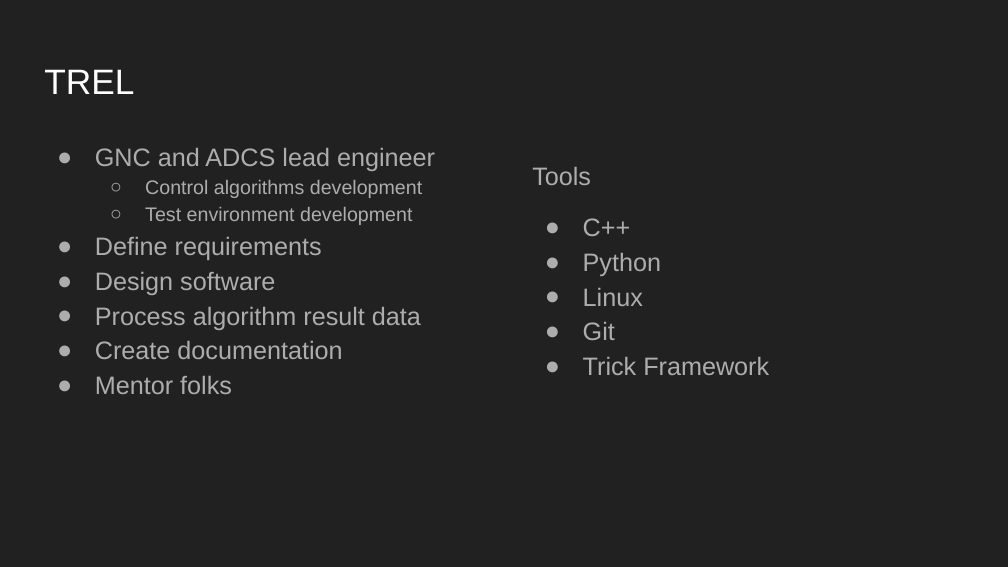
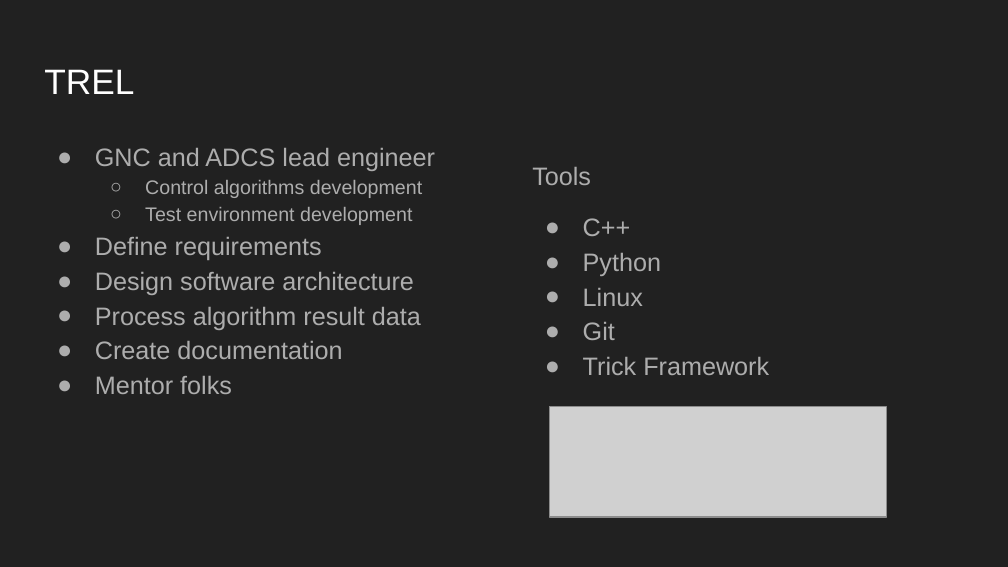
Before and after one commit to amalatak/Notes, a slide deck: slide 3 of Job Presentation-2.pptx (slide 5 before the commit). Drawn at 1008x567 pixels with LibreOffice and Linux fonts; fonts in the diff are those of the drawing; grey boxes stand for pictures. Boxes give left, top, right and bottom in pixels: in the first picture for what was removed or moved away, otherwise in the second. Text is boxed around its words. In the diff, an @@ line names an element or a change of style, - is before the commit and + after.

```diff
--- a/Job Presentation-2.pptx
+++ b/Job Presentation-2.pptx
@@ text at box(95, 272, 414, 295): text changed @@
-● Design software
+● Design software architecture
@@ picture added at box(549, 407, 886, 517) @@
```
Also in this commit, not shown: 2 other slides changed, 11 slides added, 12 slides removed.
